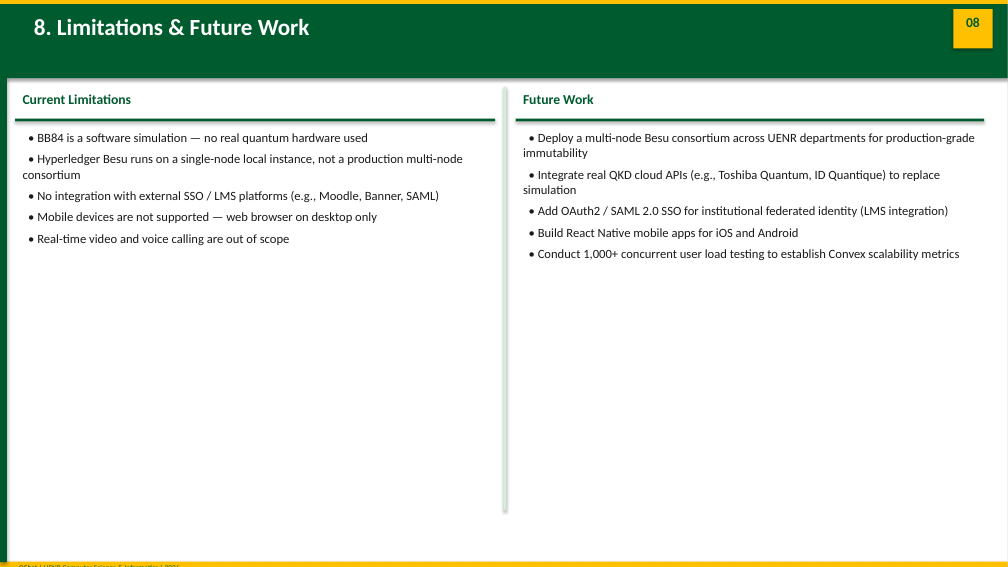
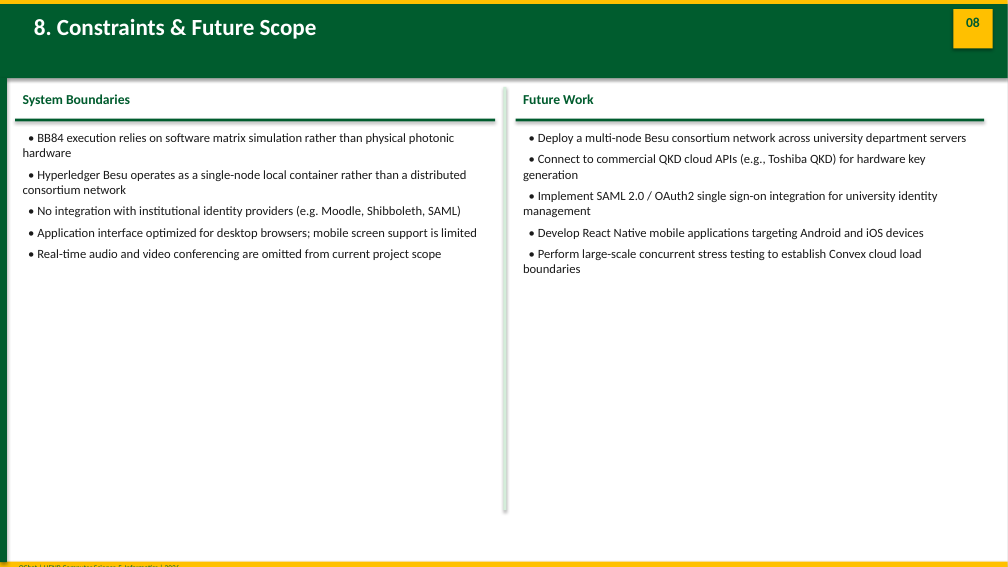
Before and after one commit to joseph-nok/Qchat, a slide deck: slide 10 of Documentation/presentation.pptx. Drawn at 1008x567 pixels with LibreOffice and Linux fonts; fonts in the diff are those of the drawing. Boxes give left, top, right and bottom in pixels: in the first picture for what was removed or moved away, otherwise in the second. Text is boxed around its words. In the diff, an @@ line names an element or a change of style, - is before the commit and + after.

```diff
--- a/Documentation/presentation.pptx
+++ b/Documentation/presentation.pptx
@@ text at [34, 19, 317, 39]: text changed @@
-8. Limitations & Future Work
+8. Constraints & Future Scope
@@ text at [23, 94, 130, 106]: text changed @@
-Current Limitations
+System Boundaries
@@ text at [23, 133, 477, 260]: text changed @@
-• BB84 is a software simulation — no real quantum hardware used
-• Hyperledger Besu runs on a single-node local instance, not a production multi-node consortium
-• No integration with external SSO / LMS platforms (e.g., Moodle, Banner, SAML)
-• Mobile devices are not supported — web browser on desktop only
-• Real-time video and voice calling are out of scope
+• BB84 execution relies on software matrix simulation rather than physical photonic hardware
+• Hyperledger Besu operates as a single-node local container rather than a distributed consortium network
+• No integration with institutional identity providers (e.g. Moodle, Shibboleth, SAML)
+• Application interface optimized for desktop browsers; mobile screen support is limited
+• Real-time audio and video conferencing are omitted from current project scope
@@ text at [523, 133, 967, 273]: text changed @@
-• Deploy a multi-node Besu consortium across UENR departments for production-grade immutability
-• Integrate real QKD cloud APIs (e.g., Toshiba Quantum, ID Quantique) to replace simulation
-• Add OAuth2 / SAML 2.0 SSO for institutional federated identity (LMS integration)
-• Build React Native mobile apps for iOS and Android
-• Conduct 1,000+ concurrent user load testing to establish Convex scalability metrics
+• Deploy a multi-node Besu consortium network across university department servers
+• Connect to commercial QKD cloud APIs (e.g., Toshiba QKD) for hardware key generation
+• Implement SAML 2.0 / OAuth2 single sign-on integration for university identity management
+• Develop React Native mobile applications targeting Android and iOS devices
+• Perform large-scale concurrent stress testing to establish Convex cloud load boundaries
```
Also in this commit, not shown: 8 other slides changed, 14 other files.
